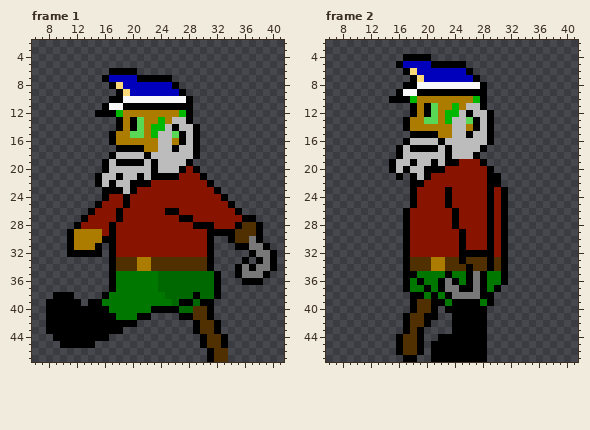
One commit to this pixel-art file: Assets/Sprites/Enemies/Zombie Sailor/zombie_sailor.aseprite. This is how it looked before the edit.
48x48 pixels, 2 frames. Shown: frame 1: x 6..41, y 2..47; frame 2: x 6..41, y 2..47. The commit also changed other frames, which this record leaves out.
New version:
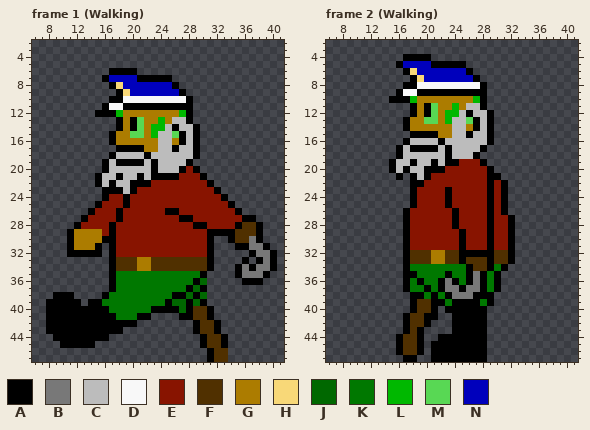
Palette (. is transparent): A #000000  B #787878  C #bcbcbc  D #f8f8f8  E #881400  F #503000  G #ac7c00  H #f8d878  J #006800  K #007800  L #00b800  M #58d854  N #0000bc
The author wrote: finished zombie captain walk animation
From old to new:
--- frame 1 (Walking)
@@ x 29..33 @@
 27 EEEEE
-28 AAAEE
+28 AAEEE
 29 EEAAA
@@ x 22..34 @@
 34 GFFFFFFFFA...
-35 KKJJJJJJJJA..
-36 KKJJJJJJJJA..
-37 KKJJJJJJJJA..
-38 KKKJJJJAJJA..
-39 KKKKJAAJAA...
-40 KAAAAJJFFA...
+35 KKKKKKKKA....
+36 KKKKKKKAJ....
+37 KKKKKKAJA....
+38 KKKKAAJAJ....
+39 KKKAJJAJA....
+40 KAAAAJAFFA...
 41 A....AAFFA...
--- frame 2 (Walking)
@@ x 28..33 @@
 21 EAA...
-22 EAA...
+22 EAEA..
 23 EAEA..
@@ x 16..34 @@
 26 .AEEEEEEAEEEEAEA...
-27 .AEEEEEEAEEEEAEA...
-28 .AEEEEEEAEEEEAEA...
-29 .AEEEEEEEAEEEAEA...
-30 .AEEEEEEEAEEEAEA...
-31 .AEEEEEEEAEEEAEA...
-32 .AEEEEEEEAAAAAEA...
-33 .AFFFGGFFAFFFAFA...
-34 .AFFFGGFFFAFFAFA...
-35 .AAKKKKAKKABAKKA...
-36 .AKAKKABAKABAKKA...
-37 .AKKAKABBAABAKA....
-38 ..AAKAKABBBBAA.....
+27 .AEEEEEEAEEEEAEEA..
+28 .AEEEEEEAEEEEAEEA..
+29 .AEEEEEEEAEEEAEEA..
+30 .AEEEEEEEAEEEAEEA..
+31 .AEEEEEEEAEEEAEEA..
+32 .AFFFGGFFAAAAAFFA..
+33 .AFFFGGFFAFFFAFFA..
+34 .AKKKKKKKKAFFAKA...
+35 .AAKKKKAKKABAKA....
+36 .AKAKKABAKABAKA....
+37 .AKKAKABBABBAKA....
+38 ..AAKAKABBBAAA.....
 39 ..AFFAAKAAAAKA.....
Where, in picture pixels (left, top, right, bottom), the same in both pictures:
changed: (207, 222, 214, 229)
changed: (158, 271, 221, 313)
changed: (494, 180, 508, 187)
changed: (410, 215, 515, 299)
